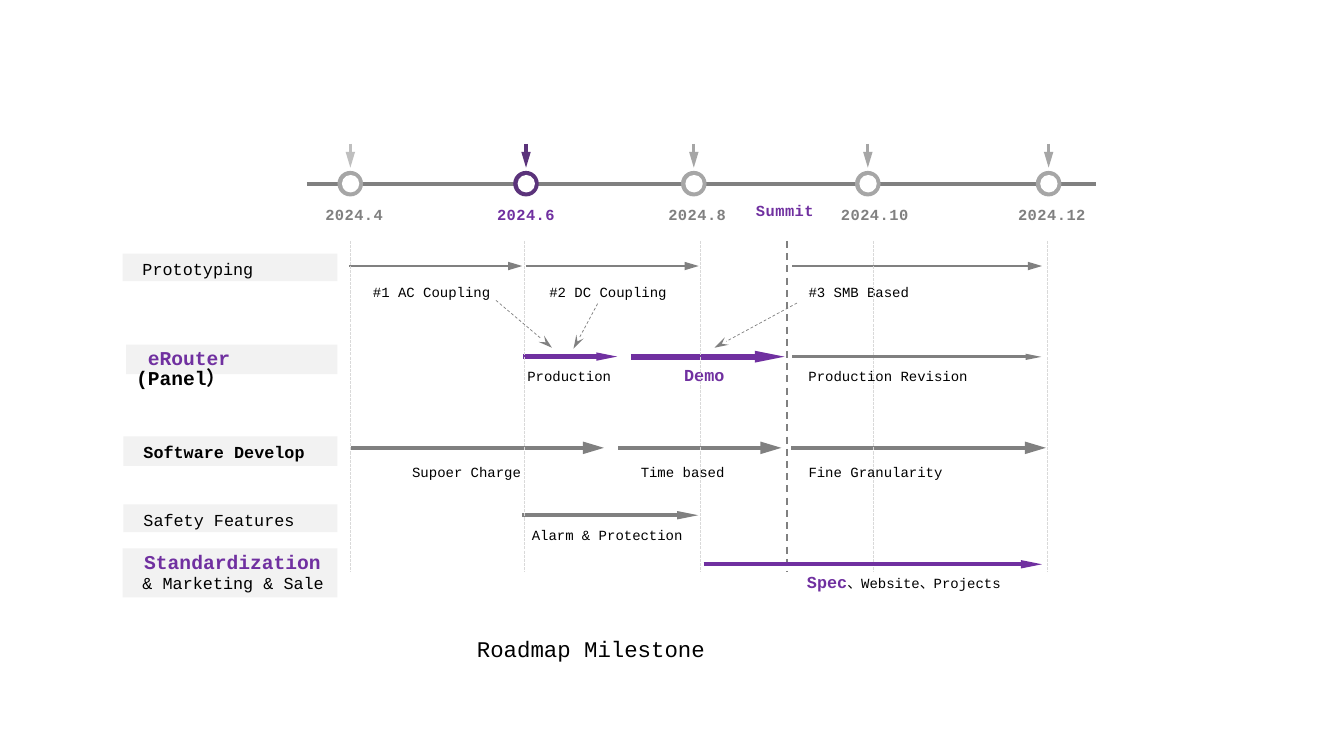
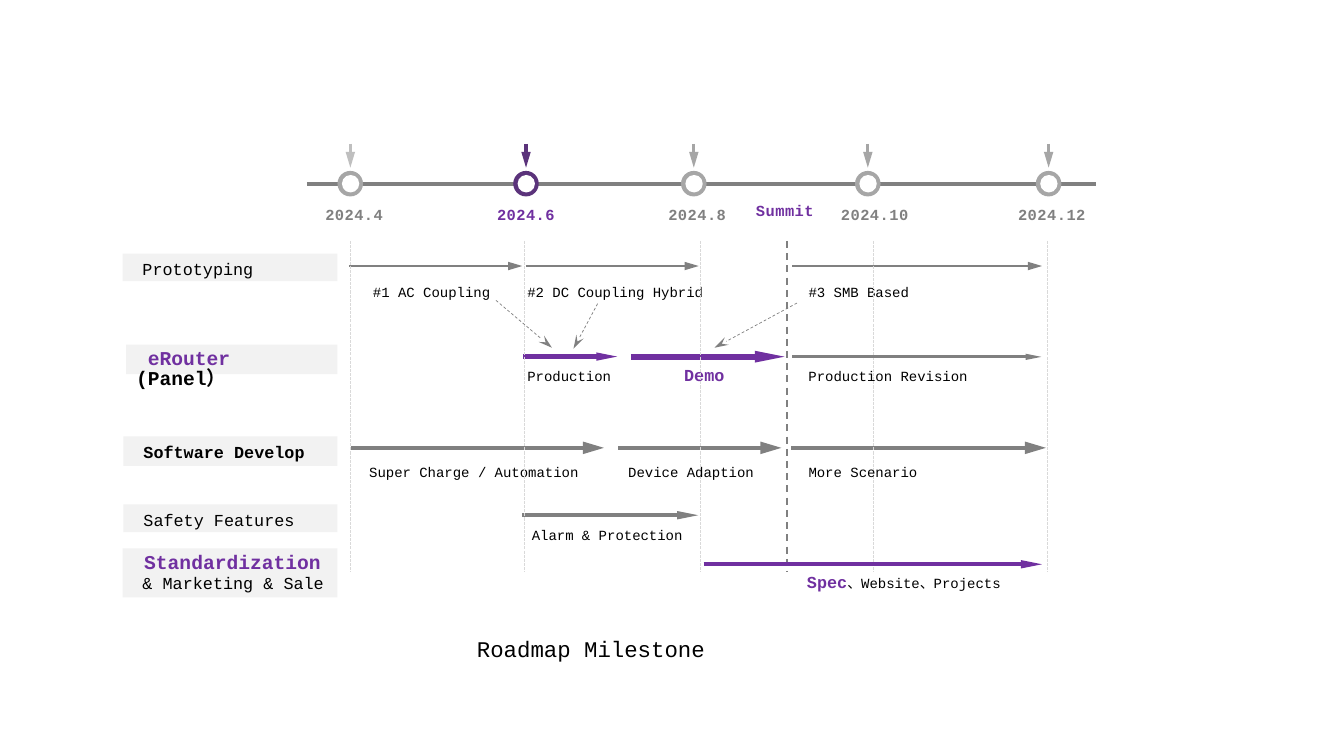
Before and after one commit to open-renewable-energy-systems/ores, a slide deck: slide 1 of Reference_Implementation/images/energy_route_roadmap_milestone.pptx. Drawn at 1344x756 pixels with LibreOffice and Linux fonts; fonts in the diff are those of the drawing. Boxes give left, top, right and bottom in pixels: in the first picture for what was removed or moved away, otherwise in the second. Text is boxed around its words. In the diff, an @@ line names an element or a change of style, - is before the commit and + after.

```diff
--- a/Reference_Implementation/images/energy_route_roadmap_milestone.pptx
+++ b/Reference_Implementation/images/energy_route_roadmap_milestone.pptx
@@ text at (527, 287, 703, 300): text changed @@
-#2 DC Coupling
+#2 DC Coupling Hybrid
@@ text at (369, 467, 579, 480): text changed @@
-Supoer Charge
+Super Charge / Automation
@@ text at (628, 466, 754, 480): text changed @@
-Time based
+Device Adaption
@@ text at (809, 467, 917, 477): text changed @@
-Fine Granularity
+More Scenario
```
Also in this commit, not shown: 3 other files.
